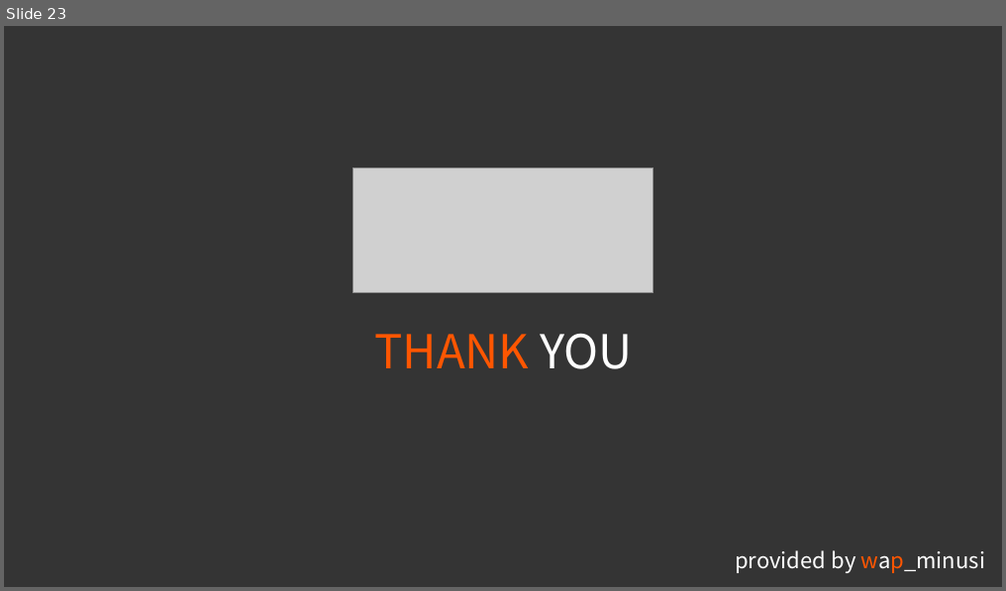
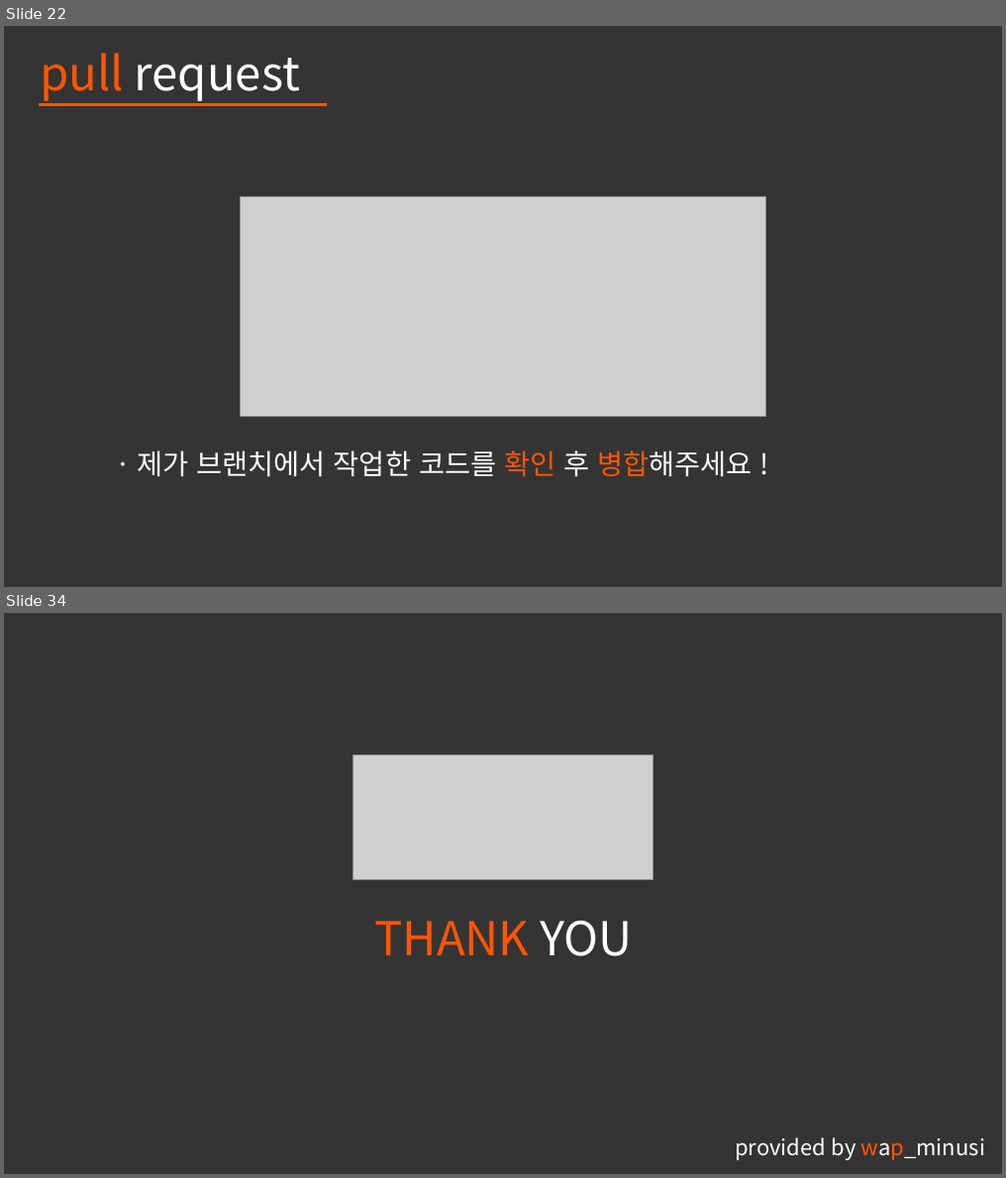
Before and after one commit to pknu-wap/git-flow-seminar, a slide deck: WAP_Git Flow & Pull Request_Minusi.pptx. Shown one above the other, each under a label of ours: slide 23 before the commit, slides 22 and 34 after it; the slides between them are not shown. The pictures are 1006x591 and 1006x1178 pixels, drawn with LibreOffice and Linux fonts; fonts in the diff are those of the drawing; grey boxes stand for pictures; background and template pictures are left out. Boxes give left, top, right and bottom in pixels: in the first picture for what was removed or moved away, otherwise in the second. Text is boxed around its words. In the diff, an @@ line names an element or a change of style, - is before the commit and + after.

Commit message:
update seminar ppt about pull request section

```diff
--- a/WAP_Git Flow & Pull Request_Minusi.pptx
+++ b/WAP_Git Flow & Pull Request_Minusi.pptx
@@ slide 22 added at [4,26,1002,587], background #343434 @@
@@ text added at [40,53,300,101], 45 pt, text #FFFFFF @@
+pull request
@@ line added from (39, 104) to (327, 104), #FFFFFF 3 pt @@
@@ line added from (39, 104) to (313, 104), #FFFFFF 3 pt @@
@@ picture added at [241,196,766,417] @@
@@ text added at [137,451,752,477], 27 pt, text #FFFFFF @@
+· 제가 브랜치에서 작업한 코드를 확인 후 병합해주세요 !
@@ what was slide 23 is now slide 34 @@
```
Also in this commit, not shown: 11 other slides added, 1 slide removed.
